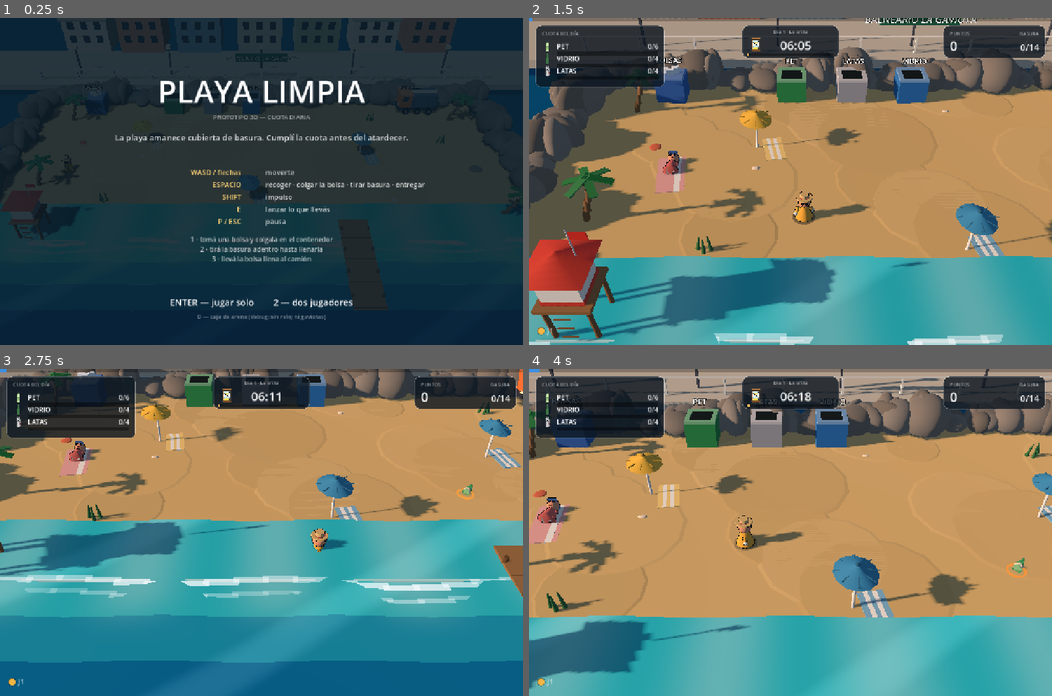
Above: before the commit, frames 1-4 (two rows, left to right).
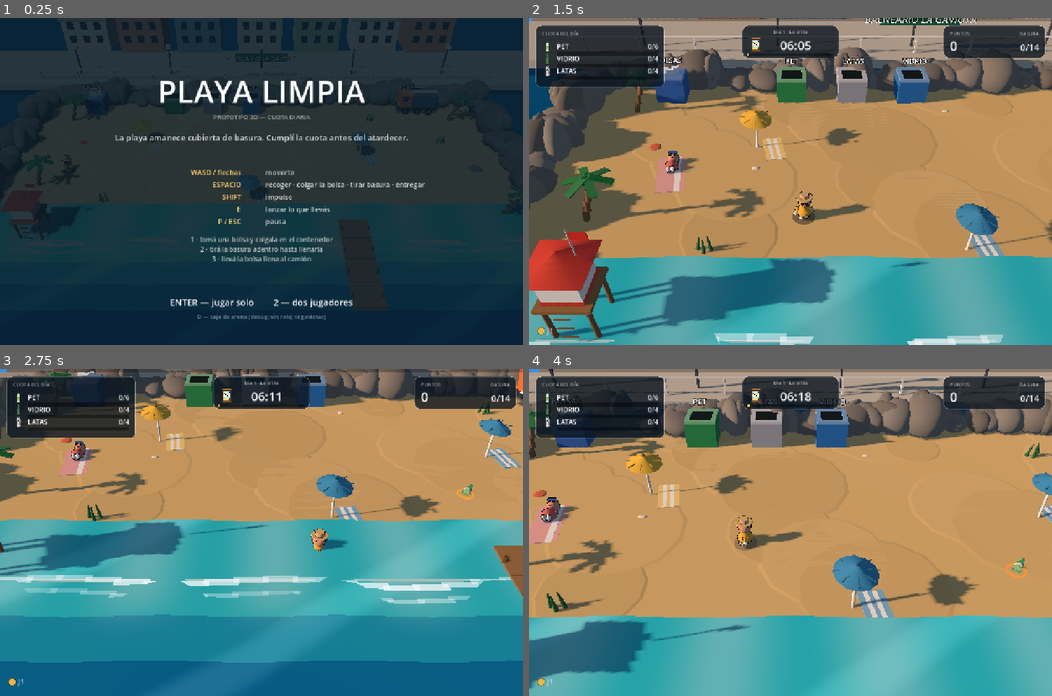
Above: after the commit, the same moments.

Repository: Catech124/playa-limpiar
Game: Godot game, scene res://scenes/Main.tscn
Same seed, same stepped clock (60 frames per second), same inputs: the game is played once before the commit and once after it.
Inputs:
- Up to frame 1 (0.25 s): no input
- Up to frame 2 (1.5 s): tap Enter at 0.5 s; hold D 0.53-1.28 s; tap Shift at 0.6 s; tap Space at 0.77, 1.07 s; hold S from 1.28 s (still down); tap E at 1.35 s
- Up to frame 3 (2.75 s): tap Space at 1.52, 1.82 s; release S at 2.03 s; hold D from 2.03 s (still down); tap Enter at 2.1 s
- Up to frame 4 (4 s): release D at 2.78 s; hold W 2.78-3.53 s; tap Ctrl at 2.85 s; tap Space at 3.02, 3.32, 3.77 s; hold A from 3.53 s (still down); tap Keypad Enter at 3.6 s

The runs differ from the first frame. In frame 1, less than 0.1% of the frame differs, in the area x 12-14%, y 46-47%; in frame 2, 0.2%, in the area x 25-60%, y 43-63%; in frame 3, less than 0.1%; in frame 4, 0.2%.

Commit message:
Personaje: trapecio más chico, base circular abultada y pies ovalados

Diff:
--- a/scripts/char_model.gd
+++ b/scripts/char_model.gd
@@ -44,37 +44,37 @@
 static func _build_torso(root: Node3D, shirt: Color) -> void:
 	# trapecio invertido: más ancho en los hombros que en la cintura
 	var torso := CylinderMesh.new()
-	torso.top_radius = 0.105      # cuello/hombros
-	torso.bottom_radius = 0.210   # panza (base del trapecio)
-	torso.height = 0.32
+	torso.top_radius = 0.090      # cuello/hombros
+	torso.bottom_radius = 0.162   # se mete dentro de la panza
+	torso.height = 0.24
 	torso.radial_segments = 24
-	_mesh(root, torso, shirt, Vector3(0, 0.180, 0))
+	_mesh(root, torso, shirt, Vector3(0, 0.285, 0))
 
 	# hombros: casquete angosto arriba
 	var shoulders := SphereMesh.new()
-	shoulders.radius = 0.105
-	shoulders.height = 0.21
+	shoulders.radius = 0.090
+	shoulders.height = 0.18
 	shoulders.radial_segments = 22
 	shoulders.rings = 10
-	var sm := _mesh(root, shoulders, shirt, Vector3(0, 0.335, 0))
+	var sm := _mesh(root, shoulders, shirt, Vector3(0, 0.330, 0))
 	sm.scale = Vector3(1.0, 0.55, 1.0)
 
-	# panza: borde redondeado abajo
-	var hem := SphereMesh.new()
-	hem.radius = 0.210
-	hem.height = 0.42
-	hem.radial_segments = 22
-	hem.rings = 10
-	var hm := _mesh(root, hem, shirt.darkened(0.04), Vector3(0, 0.030, 0))
-	hm.scale = Vector3(1.0, 0.26, 1.0)
+	# panza: esfera completa, la base del cuerpo es CIRCULAR y abultada
+	var belly := SphereMesh.new()
+	belly.radius = 0.178
+	belly.height = 0.356
+	belly.radial_segments = 24
+	belly.rings = 14
+	var bm := _mesh(root, belly, shirt, Vector3(0, 0.190, 0))
+	bm.scale = Vector3(1.0, 0.72, 1.0)
 
 	# cuello
 	var neck := CylinderMesh.new()
-	neck.top_radius = 0.058
-	neck.bottom_radius = 0.066
+	neck.top_radius = 0.052
+	neck.bottom_radius = 0.060
 	neck.height = 0.06
 	neck.radial_segments = 14
-	_mesh(root, neck, SKIN, Vector3(0, 0.355, 0))
+	_mesh(root, neck, SKIN, Vector3(0, 0.350, 0))
 
 
 static func _build_legs(root: Node3D) -> void:
@@ -82,25 +82,26 @@
 		var tag := "l" if side < 0.0 else "r"
 		var pivot := Node3D.new()
 		pivot.name = "leg_" + tag
-		pivot.position = Vector3(side * 0.070, 0.075, 0)
+		pivot.position = Vector3(side * 0.062, 0.072, 0)
 		root.add_child(pivot)
 
 		var leg := CylinderMesh.new()
-		leg.top_radius = 0.050
-		leg.bottom_radius = 0.045
-		leg.height = 0.08
+		leg.top_radius = 0.044
+		leg.bottom_radius = 0.040
+		leg.height = 0.06
 		leg.radial_segments = 14
-		_mesh(pivot, leg, PANTS, Vector3(0, -0.040, 0))
+		_mesh(pivot, leg, PANTS, Vector3(0, -0.030, 0))
 
 		# zapatilla blanca
-		var shoe := BoxMesh.new()
-		shoe.size = Vector3(0.095, 0.055, 0.150)
-		var sm := _mesh(pivot, shoe, WHITE, Vector3(0, -0.062, 0.030))
-		sm.rotation_degrees = Vector3(0, side * 4.0, 0)
-		# suela
-		var sole := BoxMesh.new()
-		sole.size = Vector3(0.100, 0.022, 0.155)
-		_mesh(pivot, sole, WHITE.darkened(0.12), Vector3(0, -0.084, 0.030))
+		# pie: esfera deformada (óvalo alargado y aplastado), no un cubo
+		var foot := SphereMesh.new()
+		foot.radius = 0.058
+		foot.height = 0.116
+		foot.radial_segments = 16
+		foot.rings = 9
+		var fm := _mesh(pivot, foot, WHITE, Vector3(0, -0.042, 0.050))
+		fm.scale = Vector3(1.0, 0.62, 1.55)
+		fm.rotation_degrees = Vector3(0, side * 4.0, 0)
 
 
 # ------------------------------------------------------------------ brazos
Binary file changed: docs/preview-personaje.png
